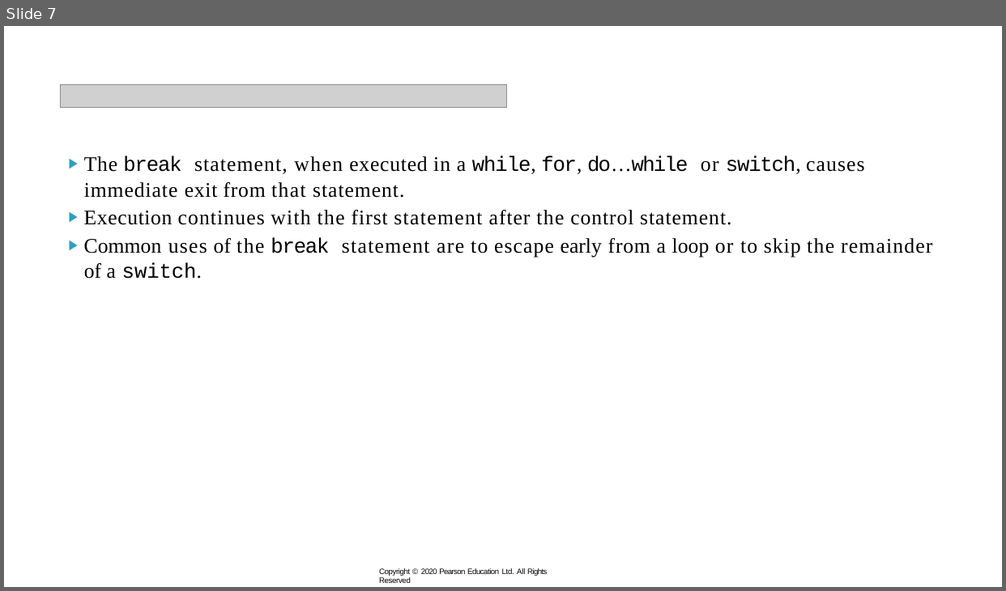
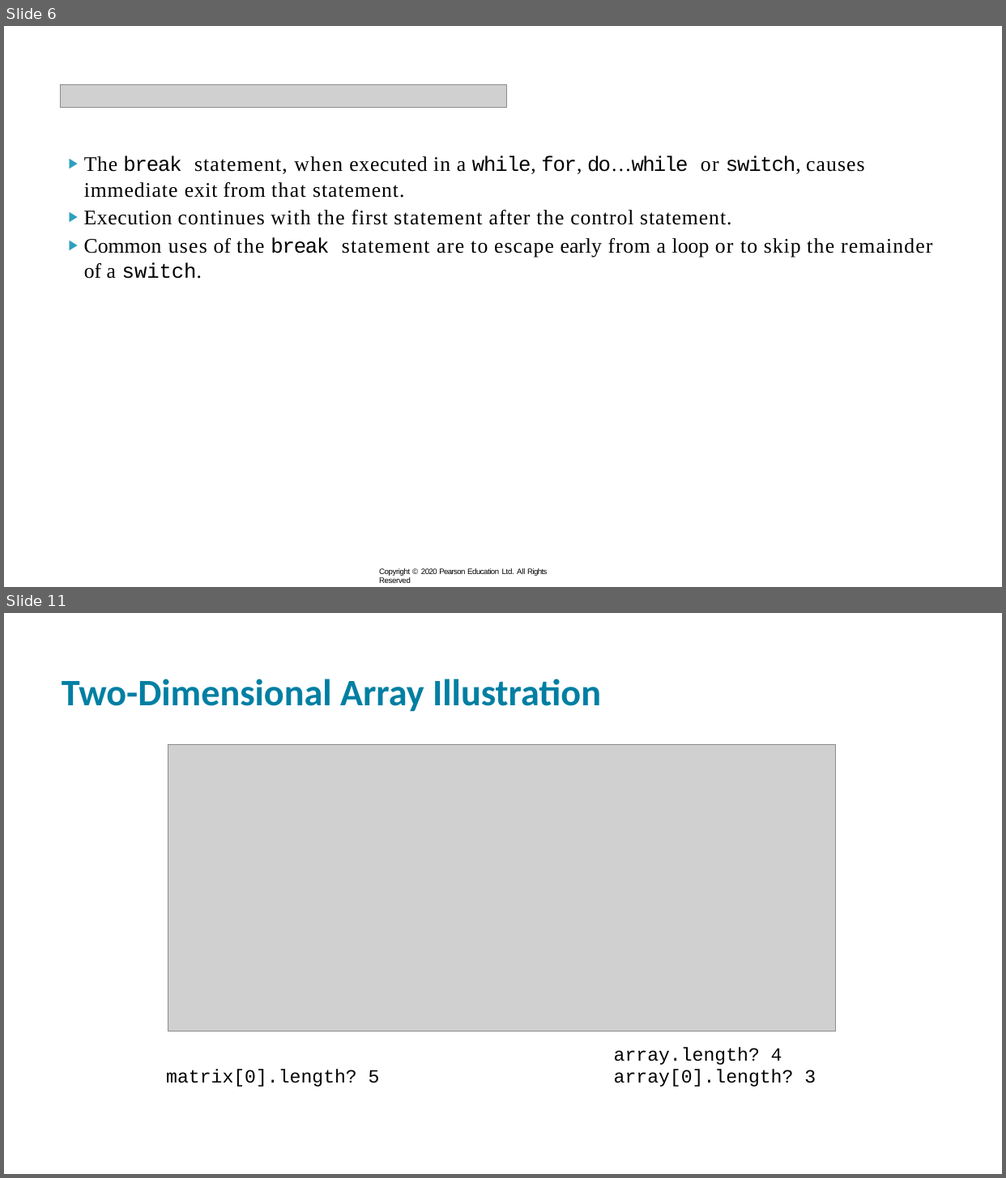
Before and after one commit to xiaoleibi/DMU26, a slide deck: ppt/uge40LoopsPartII.pptx. Shown one above the other, each under a label of ours: slide 7 before the commit, slides 6 and 11 after it; the slides between them are not shown. The pictures are 1006x591 and 1006x1178 pixels, drawn with LibreOffice and Linux fonts; fonts in the diff are those of the drawing; grey boxes stand for pictures. Boxes give left, top, right and bottom in pixels: in the first picture for what was removed or moved away, otherwise in the second. Text is boxed around its words. In the diff, an @@ line names an element or a change of style, - is before the commit and + after.

```diff
--- a/ppt/uge40LoopsPartII.pptx
+++ b/ppt/uge40LoopsPartII.pptx
@@ slide 11 added at (4,613,1002,1174), background #FFFFFF @@
@@ title added at (62,679,601,712), 36 pt, text #007FA3, bold @@
+Two-Dimensional Array Illustration
@@ picture added at (168,745,836,1032) @@
@@ text added at (614,1047,816,1087), 18 pt, text #000000 @@
+array.length? 4
+array[0].length? 3
@@ text added at (166,1069,380,1087), 18 pt, text #000000 @@
+matrix[0].length? 5
@@ what was slide 7 is now slide 6 @@
```
Also in this commit, not shown: 1 slide changed, 13 other slides added, 1 slide removed, 5 other files.
